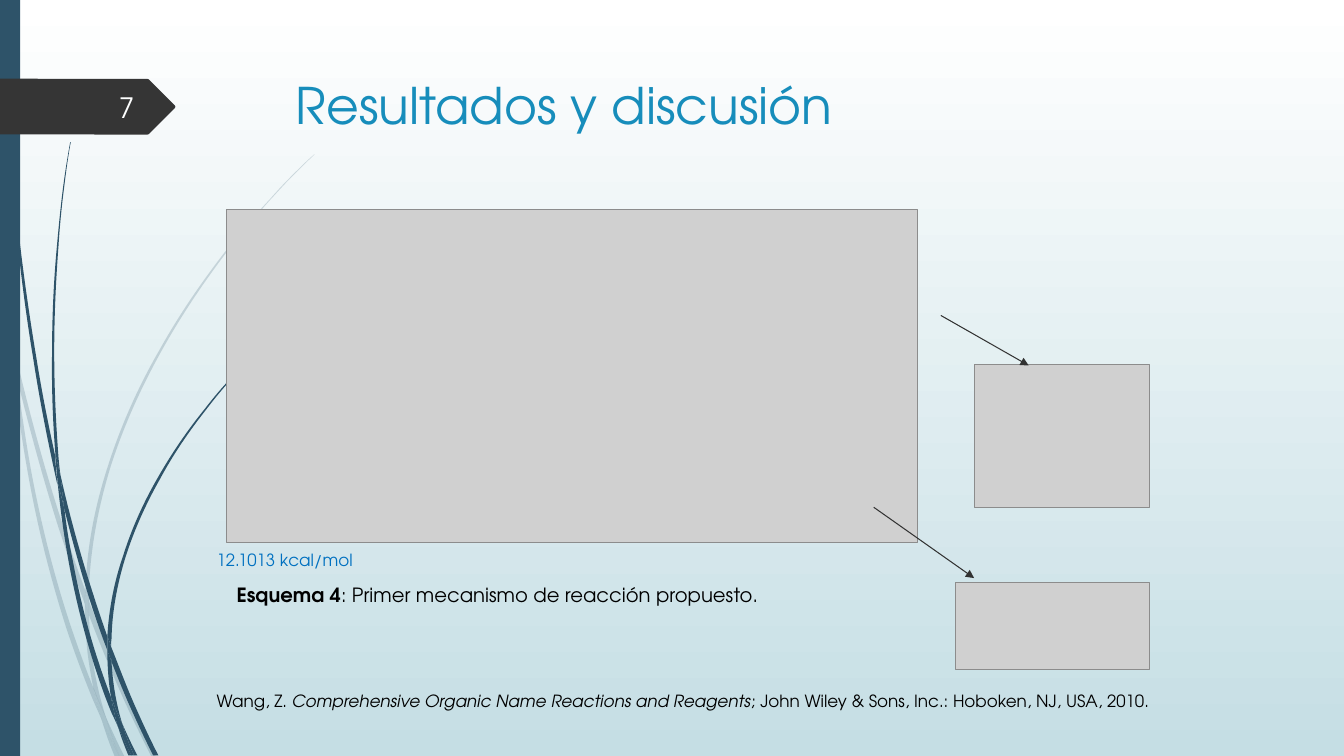
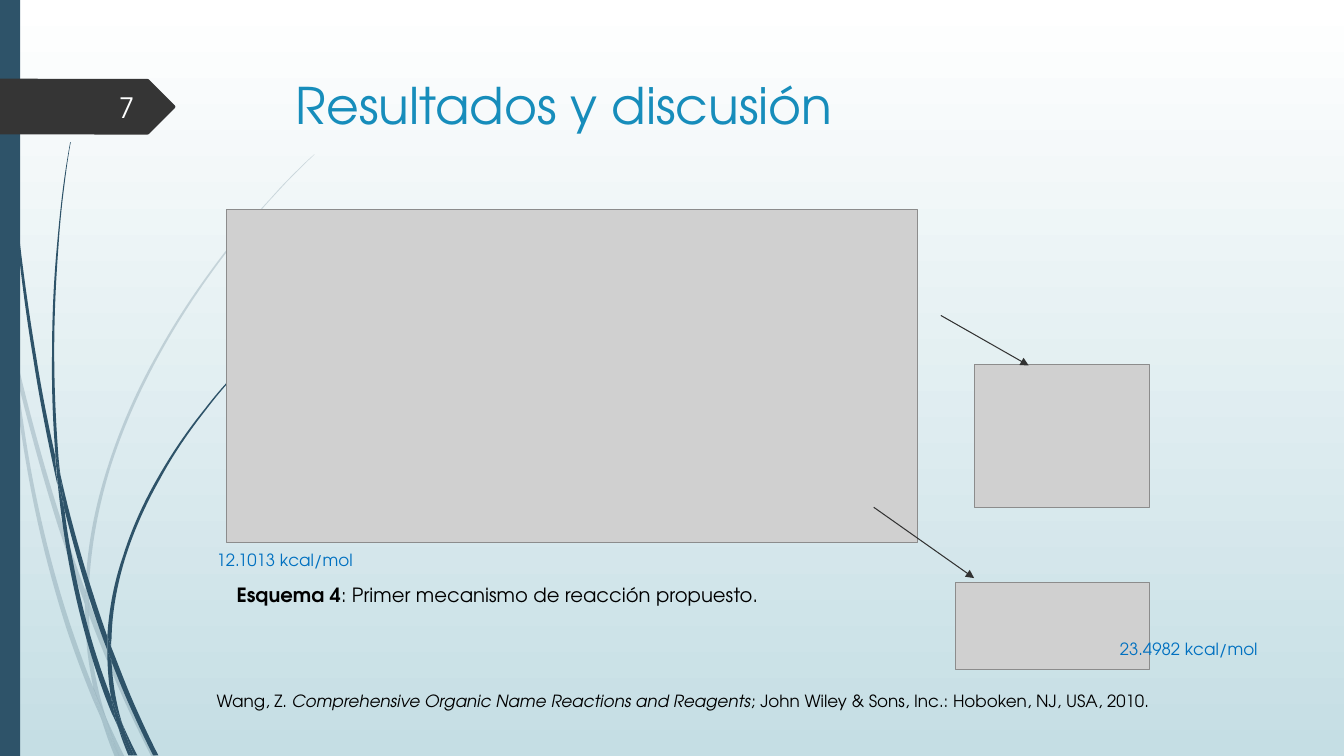
Before and after one commit to jsbarbosa/organica3, a slide deck: slide 7 of 2-McMurry/seminario/Reacción de McMurry.pptx. Drawn at 1344x756 pixels with LibreOffice and Linux fonts; fonts in the diff are those of the drawing; grey boxes stand for pictures. Boxes give left, top, right and bottom in pixels: in the first picture for what was removed or moved away, otherwise in the second. Text is boxed around its words. In the diff, an @@ line names an element or a change of style, - is before the commit and + after.

```diff
--- a/2-McMurry/seminario/Reacción de McMurry.pptx
+++ b/2-McMurry/seminario/Reacción de McMurry.pptx
@@ text added at [1120,637,1258,664], 12 pt, text #0070C0 @@
+23.4982 kcal/mol
```
Also in this commit, not shown: 2 other slides changed.
